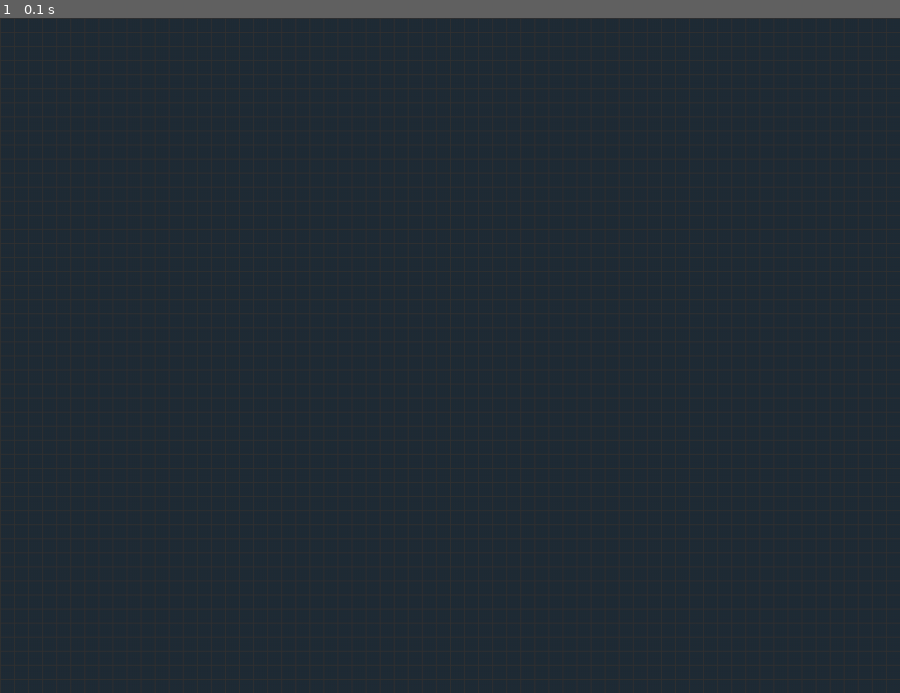
Above: before the commit, frame 1.
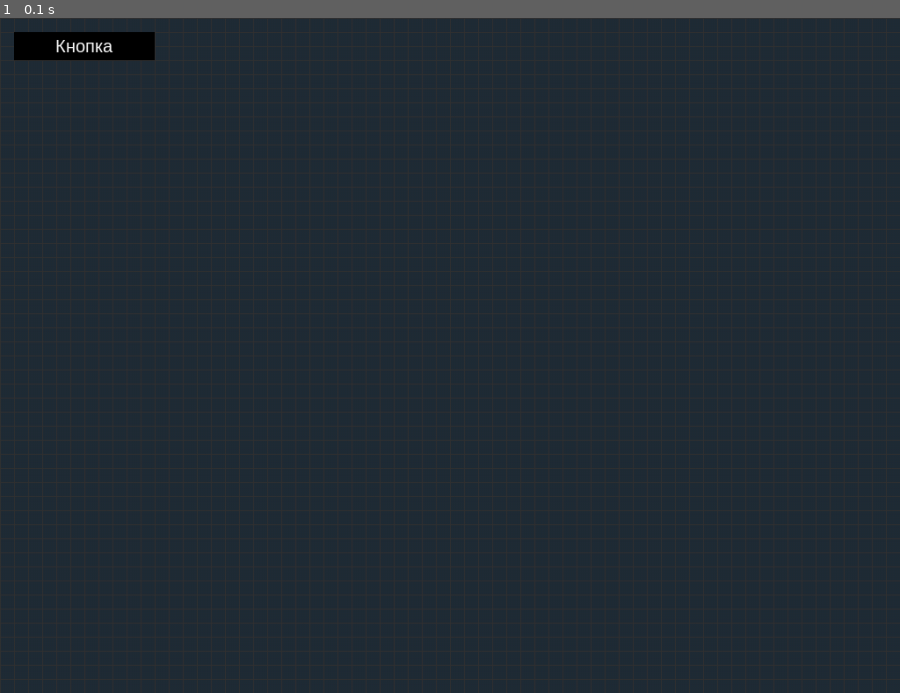
Above: after the commit, the same moment.

Repository: KValexander/own-rts
Game: pygame game, started from Prototype Pygame/main.py
The game is run twice, just before and just after one commit, with the same random seed, the same clock (stepped at 60 frames per second) and the same inputs.
Inputs:
- Up to frame 1 (0.1 s): no input

The runs differ from the first frame. In frame 1, 0.6% of the frame differs, in the area x 1-18%, y 2-7%.

Commit message:
templates and interface upd

Diff:
--- a/Prototype Pygame/arrays.py
+++ b/Prototype Pygame/arrays.py
@@ -7,7 +7,6 @@
 
 # Interface arrays
 buttons = []
-surfaces = []
 
 # Getting item
 def getItemById(ident):
@@ -18,6 +17,12 @@
 # Removing item
 def removeItem(item):
 	items.remove(item)
+
+# Removing items
+def removeItems():
+	for item in selectedItems:
+		items.remove(item)
+	clearSelection()
 
 # Adding items in selection items
 def addSelection(item):
--- a/Prototype Pygame/interface.py
+++ b/Prototype Pygame/interface.py
@@ -6,5 +6,41 @@
 from arrays import *
 from collisions import *
 
+# Button class
+class Button:
+	def __init__(self, text, colorT, x, y, w, h, colorB):
+		self.text = text
+		self.colorT = colorT
+		self.x = x
+		self.y = y
+		self.width = w
+		self.height = h
+		self.colorB = colorB
+		self.font = pygame.font.SysFont("arial", 20)
+		self.tW, self.tH = self.font.size(self.text)
+		self.location = (self.x + self.width / 2 - self.tW / 2, self.y + self.height / 2 - self.tH / 2)
+		self.rect = pygame.Rect(self.x, self.y, self.width, self.height)
+		self.name = self.font.render(str(self.text), True, self.colorT)
+
+	def draw(self, screen):
+		pygame.draw.rect(screen, self.colorB, self.rect, 0)
+		screen.blit(self.name, self.location)
+
+# Interface class
 class Interface:
-	pass
+	def __init__(self):
+		self.create()
+
+	def createButton(self, text, colorT, x, y, w, h, colorB):
+		button = Button(text, colorT, x, y, w, h, colorB)
+		buttons.append(button)
+
+	def create(self):
+		self.createButton("Кнопка", WHITE, 16, 16, 160, 32, BLACK)
+
+	def draw(self, screen):
+		for button in buttons:
+			button.draw(screen)
+
+	def update(self):
+		pass
--- a/Prototype Pygame/main.py
+++ b/Prototype Pygame/main.py
@@ -13,6 +13,8 @@
 from methods import Grid
 from methods import Fog
 from methods import SelectionRect
+
+from interface import Interface
 
 
 # Main class
@@ -43,6 +45,8 @@
 		self.cash 	= Cash()	# Cash
 		self.grid 	= Grid()	# Grid
 		self.fog 	= Fog() 	# Fog
+
+		self.interface = Interface() # Interface
 
 		self.selectionRect = SelectionRect() # Selection Rect
 
@@ -135,6 +139,9 @@
 		if self.selectionRect.state == True:
 			self.selectionRect.draw(self.screen)
 
+		# Rendering Interface
+		self.interface.draw(self.screen)
+
 		# Clear past render
 		pygame.display.flip()
 
--- a/Prototype Pygame/methods.py
+++ b/Prototype Pygame/methods.py
@@ -44,6 +44,8 @@
 	def keyDown(self, e):
 		self.code = e.key
 		print(e.key)
+		if self.code == pygame.K_DELETE:
+			removeItems()
 
 	# Handling key up
 	def keyUp(self, e):
--- a/Prototype Pygame/templates.py
+++ b/Prototype Pygame/templates.py
@@ -4,6 +4,7 @@
 # Connecting libraries
 import random
 import time
+import threading
 
 # Connecting files
 from configs import *
@@ -40,6 +41,7 @@
 			self.drawMovementLine(screen)
 
 		screen.blit(self.image, self.rect)
+		self.drawHealtBar(screen)
 
 		if(self.selected == True):
 			self.drawSelection(screen)
@@ -58,9 +60,13 @@
 
 	# Draw movement line
 	def drawMovementLine(self, screen):
-		pygame.draw.line(screen, GREEN,
-			self.rect.center,
-			(self.move[0] + self.rect.width / 2, self.move[1] + self.rect.height / 2), 2)
+		pygame.draw.line(screen, GREEN, self.rect.center, (self.move[0] + self.rect.width / 2, self.move[1] + self.rect.height / 2), 2)
+
+	# Draw health bar
+	def drawHealtBar(self, screen):
+		rect = [self.rect.x, self.rect.y - 11, self.hitPoints / 5, 5]
+		pygame.draw.rect(screen, GREEN, rect)
+		pygame.draw.rect(screen, (0, 90, 0), rect, 1)
 
 	# Set motion coordinates
 	def setMove(self, x, y):
@@ -86,7 +92,7 @@
 	# Stop motion
 	def stopMove(self):
 		self.lineConduct("stand")
-		self.move = [self.rect.x, self.rect.y]
+		self.move = [self.rect.x, self.rect.y,]
 		self.target = 0
 
 	# Behavior of items when attacked
@@ -99,8 +105,8 @@
 
 	# Damage inflicting on the enemy
 	def damageOnEnemy(self, item):
+		self.timer = False
 		if(self.faction == item.faction): return 0
-		print(time.time())
 		self.action = "target"
 		self.target = item.id
 		item.action = "target"
@@ -121,9 +127,6 @@
 	# Actions when colliding with other
 	def collisionAction(self, item):
 		if itemCollision(self, item):
-			# if(circleCollision(self, item)):
-			# 	if(self.id == item.id): return 0
-			# 	print("Есть столкновение")
 			dX = self.cX - item.cX
 			dY = self.cY - item.cY
 			if(dX > 0): self.rect.x += self.speed
@@ -202,6 +205,9 @@
 	def __init__(self, ident,  x, y):
 		# Specified characteristics
 		self.id 			= ident
+		self.x 				= x
+		self.y 				= y
+		self.faction		= faction
 
 		# Default characteristics
 		self.typeItem 		= "unit"
